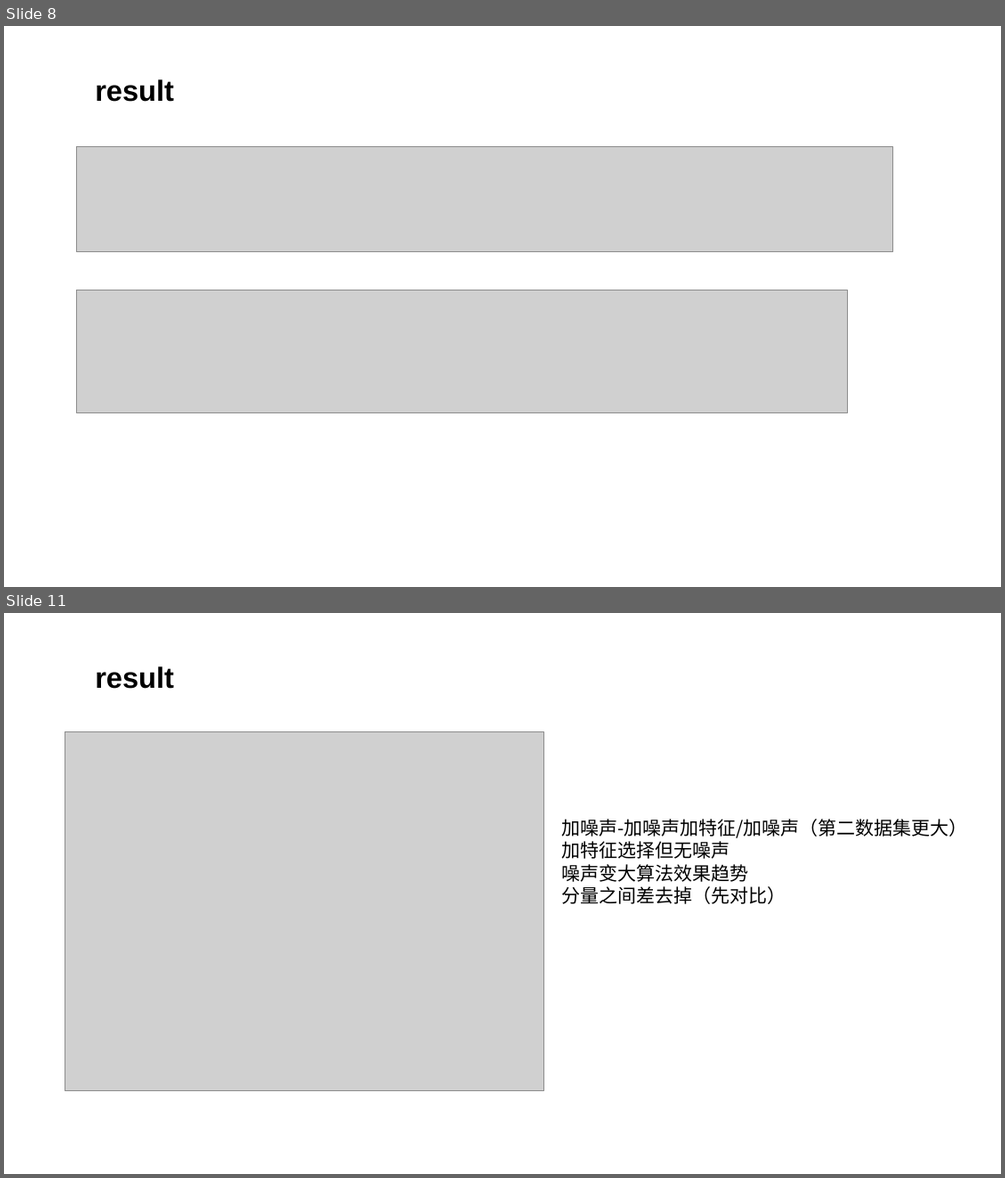
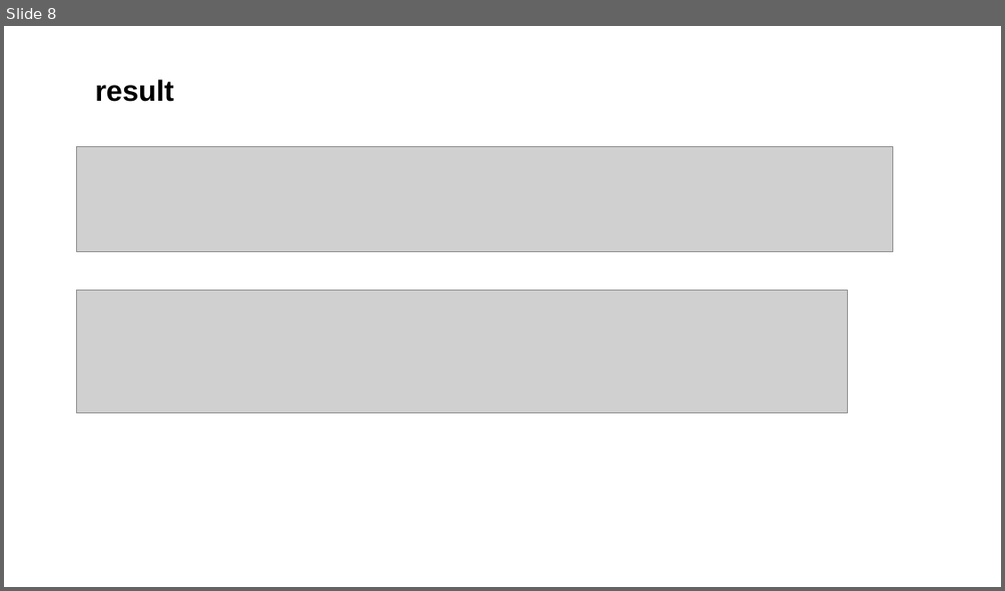
Before and after one commit to lucking666/sys, a slide deck: 卢老师论文汇报/1213汇报.pptx. Shown one above the other, each under a label of ours: slides 8 and 11 before the commit, slide 8 after it; the slides between them are not shown. The pictures are 1005x1178 and 1005x591 pixels, drawn with LibreOffice and Linux fonts; fonts in the diff are those of the drawing; grey boxes stand for pictures. Boxes give left, top, right and bottom in pixels: in the first picture for what was removed or moved away, otherwise in the second. Text is boxed around its words. In the diff, an @@ line names an element or a change of style, - is before the commit and + after.

```diff
--- a/卢老师论文汇报/1213汇报.pptx
+++ b/卢老师论文汇报/1213汇报.pptx
@@ slide 11 removed at (4, 613, 1001, 1174), background #FFFFFF @@
@@ text removed at (95, 666, 174, 689) @@
-result
@@ picture removed at (65, 732, 544, 1091) @@
@@ text removed at (561, 819, 968, 904) @@
-加噪声-加噪声加特征/加噪声（第二数据集更大）
-加特征选择但无噪声
-噪声变大算法效果趋势
-分量之间差去掉（先对比）
```
Also in this commit, not shown: 1 slide changed, 1 slide added, 2 other slides removed, 6 other files.
